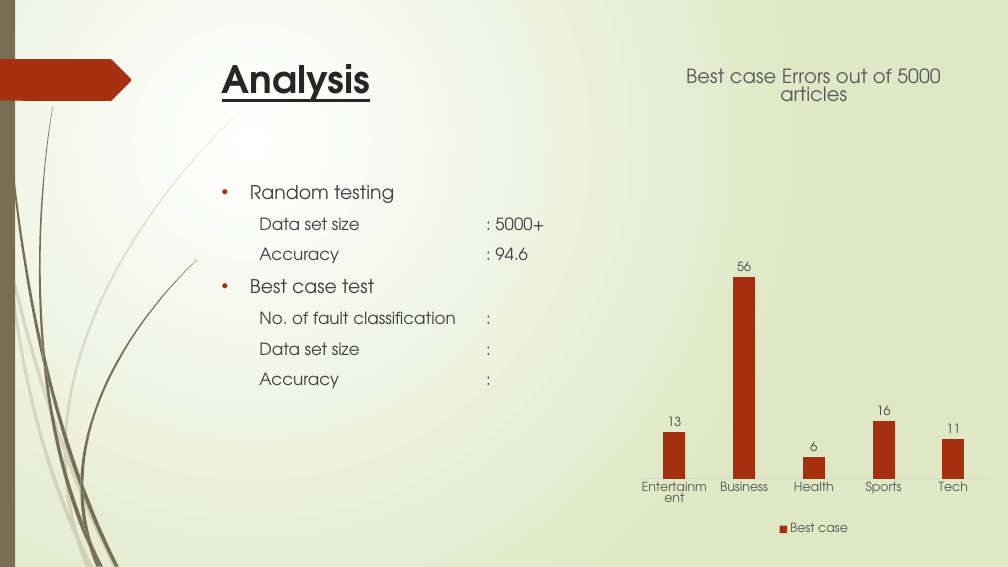
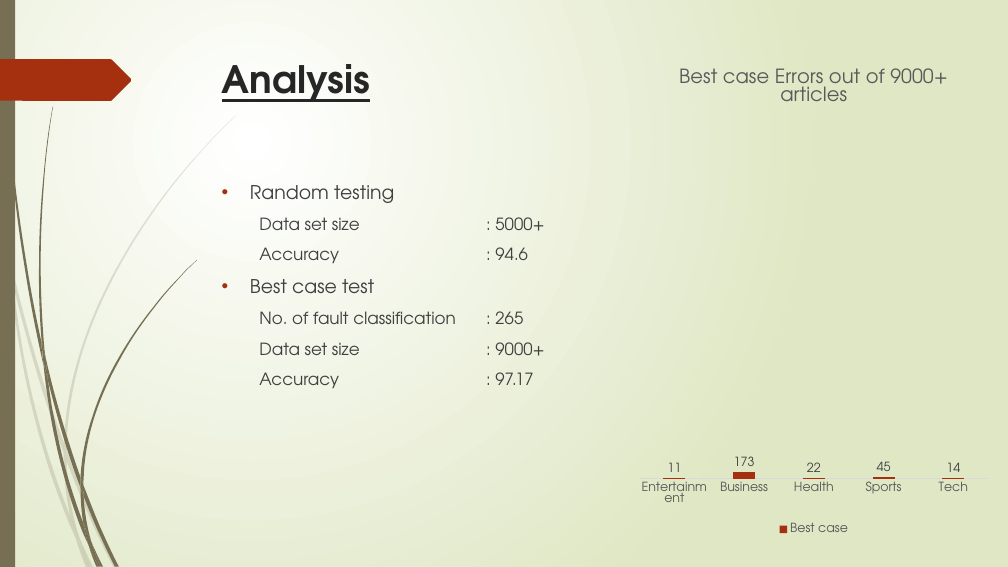
Before and after one commit to sujithcp/NewsAnalyser, a slide deck: slide 6 of presentation/Project.pptx. Drawn at 1008x567 pixels with LibreOffice and Linux fonts; fonts in the diff are those of the drawing. Boxes give left, top, right and bottom in pixels: in the first picture for what was removed or moved away, otherwise in the second. Text is boxed around its words. In the diff, an @@ line names an element or a change of style, - is before the commit and + after.

```diff
--- a/presentation/Project.pptx
+++ b/presentation/Project.pptx
@@ column chart at (632, 51, 996, 538) @@
@@ title "Best case Errors out of 5000 articles " to "Best case Errors out of 9000+ articles " @@
-Best case: 13, 56, 6, 16, 11
+Best case: 11, 173, 22, 45, 14
@@ value axis changed @@
@@ text at (259, 311, 544, 388): text changed @@
-  No. of fault classification :
-  Data set size :
-  Accuracy :
+  No. of fault classification : 265
+  Data set size : 9000+
+  Accuracy : 97.17
```
Also in this commit, not shown: 7 other slides changed, 2 slides added, 1 slide removed, 1 other file.
